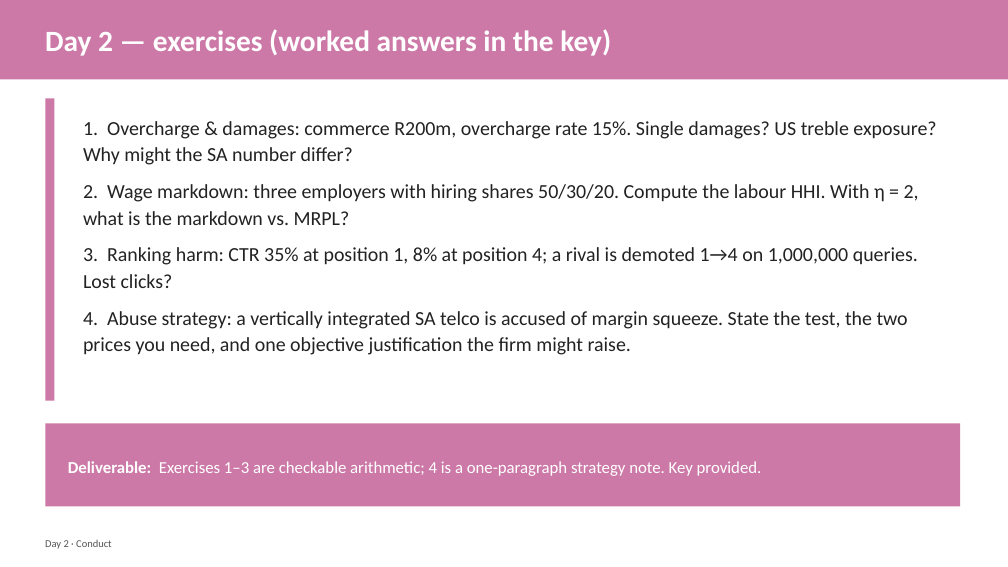
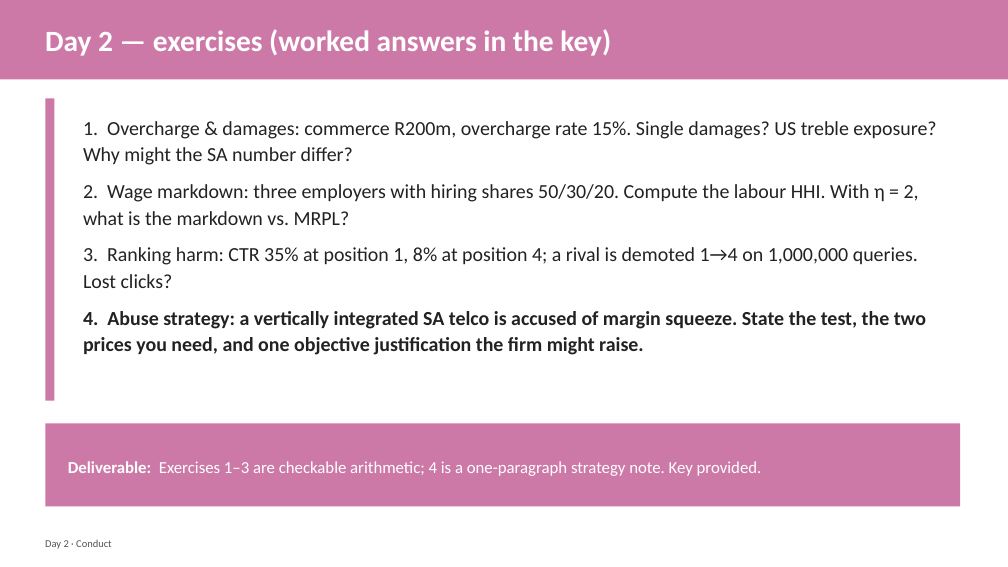
Before and after one commit to laurencehw/antitrust-methods, a slide deck: slide 29 of teaching/slides/day2_conduct.pptx. Drawn at 1008x567 pixels with LibreOffice and Linux fonts; fonts in the diff are those of the drawing. Boxes give left, top, right and bottom in pixels: in the first picture for what was removed or moved away, otherwise in the second. Text is boxed around its words. In the diff, an @@ line names an element or a change of style, - is before the commit and + after.

```diff
--- a/teaching/slides/day2_conduct.pptx
+++ b/teaching/slides/day2_conduct.pptx
@@ text at (83, 311, 926, 355): bold on in "4. Abuse strategy: a vertically integrated SA ..." @@
```
Also in this commit, not shown: 7 other files.
